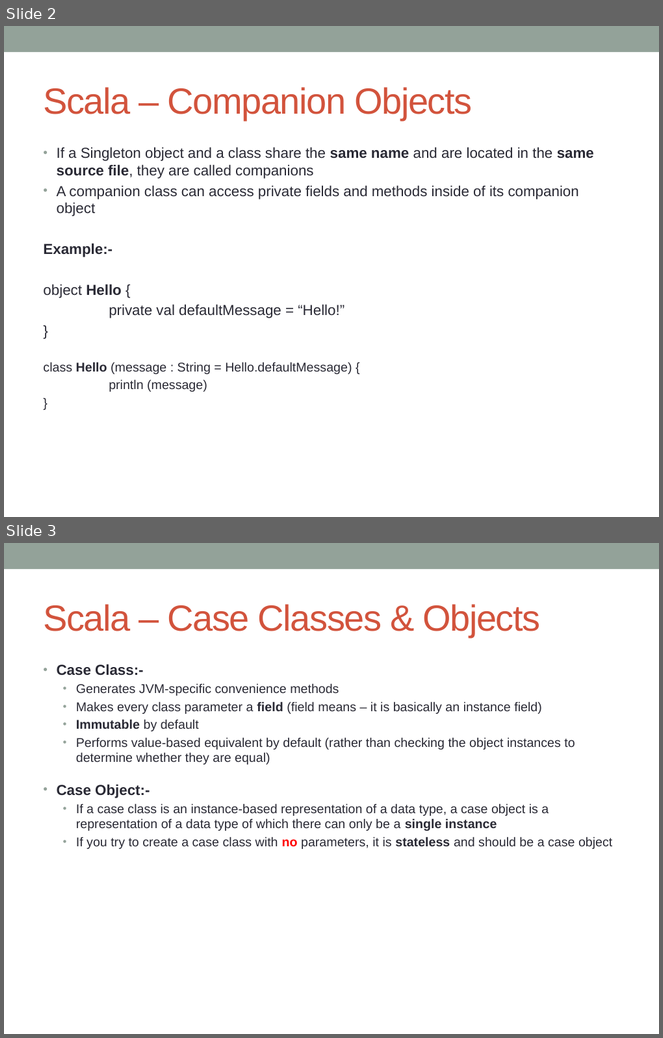
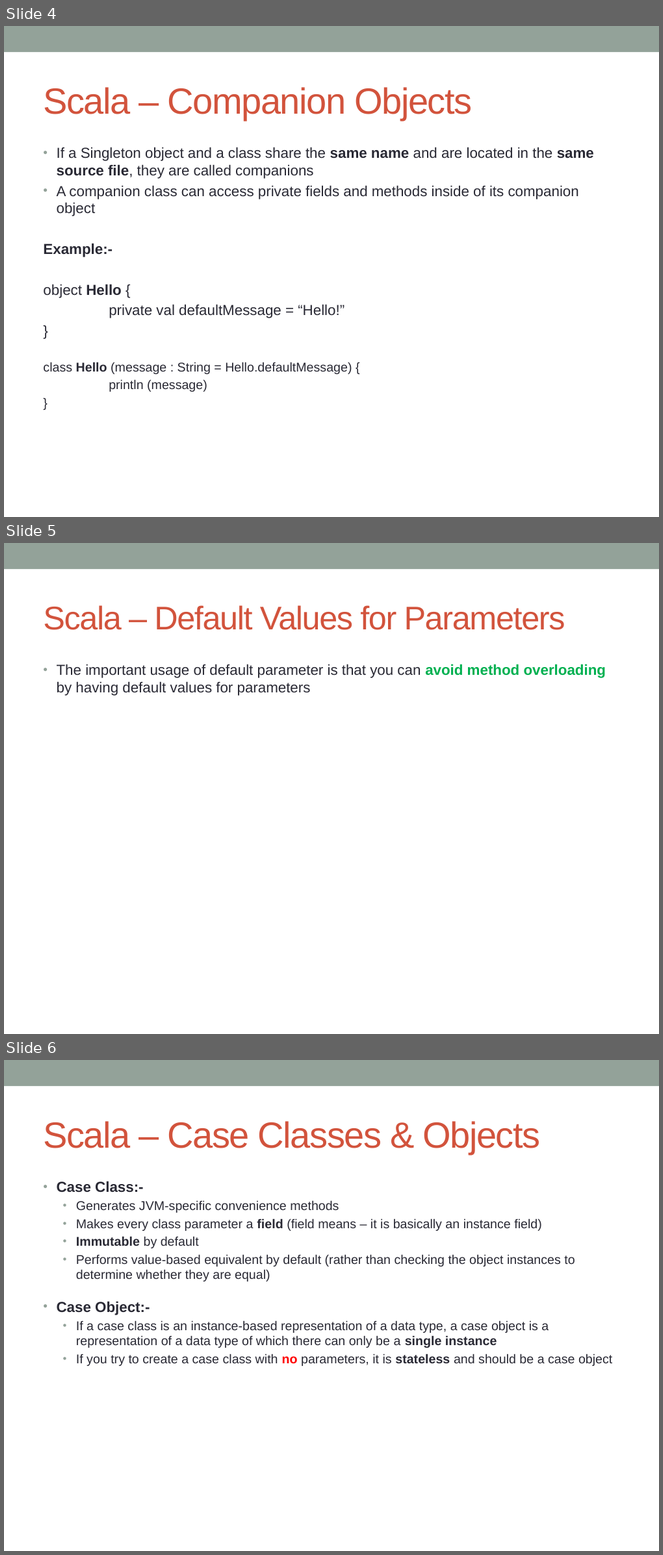
Before and after one commit to notionquest/ProjectDocumentation, a slide deck: Scala_Features.pptx. Shown one above the other, each under a label of ours: slides 2 and 3 before the commit, slides 4, 5 and 6 after it. The pictures are 663x1038 and 663x1555 pixels, drawn with LibreOffice and Linux fonts; fonts in the diff are those of the drawing. Boxes give left, top, right and bottom in pixels: in the first picture for what was removed or moved away, otherwise in the second. Text is boxed around its words. In the diff, an @@ line names an element or a change of style, - is before the commit and + after.

Commit message:
Infix notation, class with parameters added

```diff
--- a/Scala_Features.pptx
+++ b/Scala_Features.pptx
@@ slide 5 added at (x1=4, y1=543, x2=659, y2=1034), background #FFFFFF; not listed: 1 template element that a slide beside it also shows @@
@@ title added at (x1=43, y1=605, x2=566, y2=630), 36 pt, text #D2533C @@
+Scala – Default Values for Parameters
@@ text added at (x1=57, y1=664, x2=607, y2=696), 16 pt, text #292934 @@
+• The important usage of default parameter is that you can avoid method overloading by having default values for parameters
@@ what was slide 2 is now slide 4 @@
@@ what was slide 3 is now slide 6 @@
```
Also in this commit, not shown: 3 slides changed, 3 other slides added.
